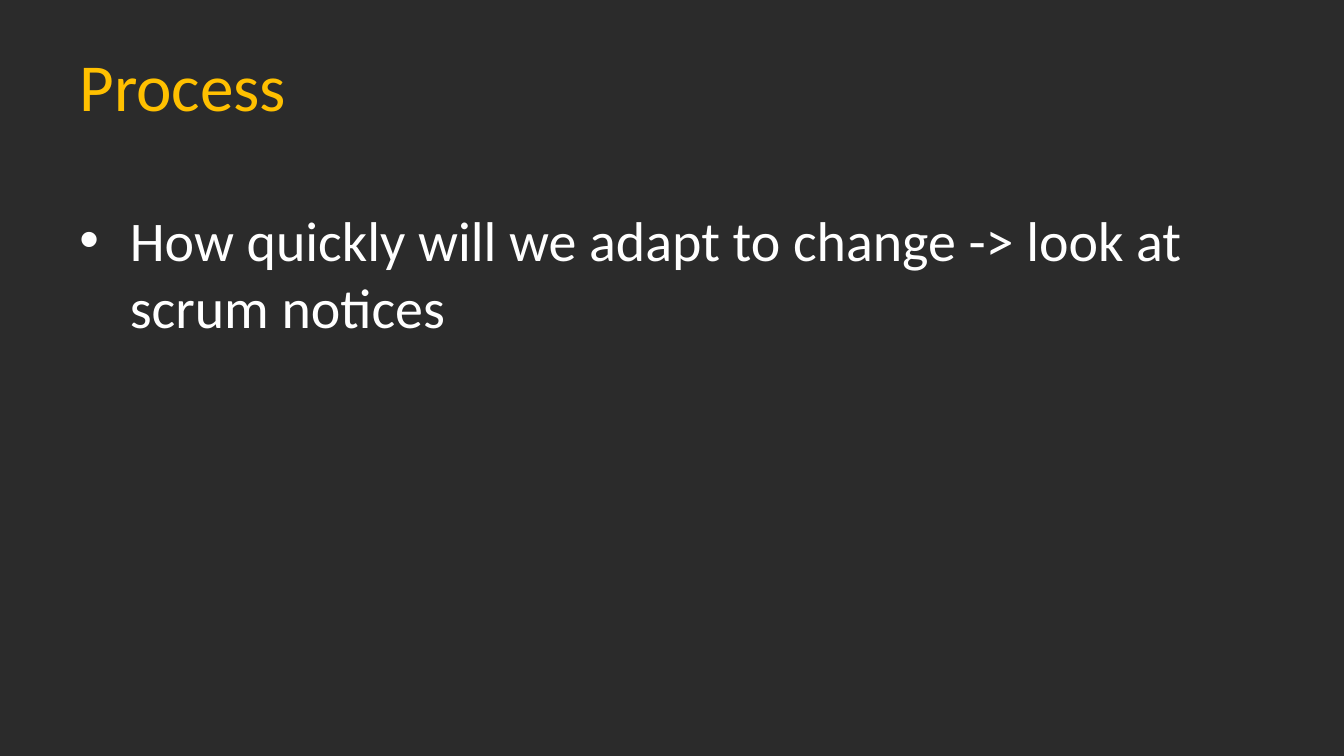
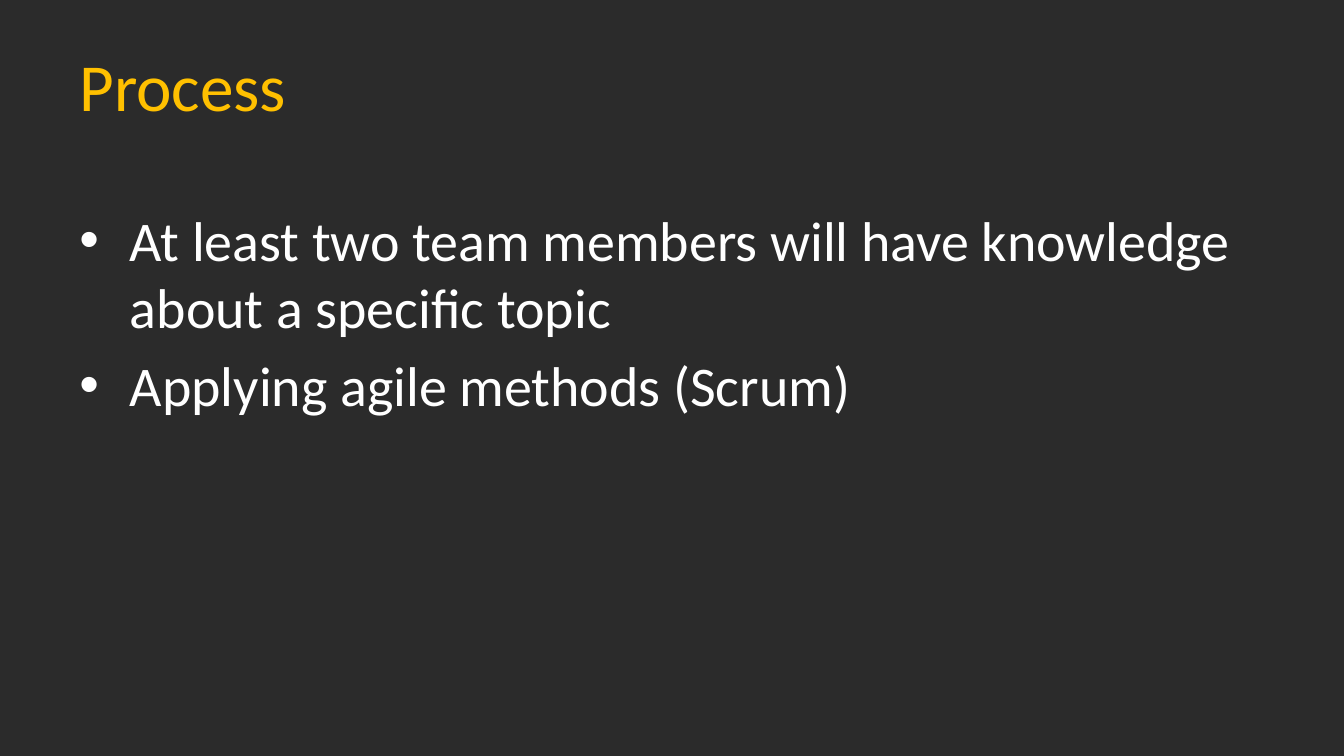
Before and after one commit to Dean161/Timebox, a slide deck: slide 6 of Publishments/03_Presentations/01_TeamPresentation.pptx. Drawn at 1344x756 pixels with LibreOffice and Linux fonts; fonts in the diff are those of the drawing; background and template pictures are left out; a plain dark background stands for a picture behind light text. Boxes give left, top, right and bottom in pixels: in the first picture for what was removed or moved away, otherwise in the second. Text is boxed around its words. In the diff, an @@ line names an element or a change of style, - is before the commit and + after.

```diff
--- a/Publishments/03_Presentations/01_TeamPresentation.pptx
+++ b/Publishments/03_Presentations/01_TeamPresentation.pptx
@@ text at (130,222,1230,416): text changed @@
-• How quickly will we adapt to change -> look at scrum notices
+• At least two team members will have knowledge about a specific topic
+• Applying agile methods (Scrum)
```
Also in this commit, not shown: 2 other slides changed, 1 slide added, 1 other file.
